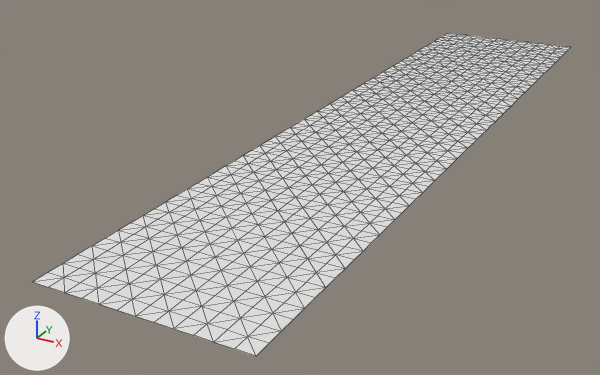
The FBX model Assets/05_Models/1_5x7.fbx: old version first, new version second.
Rendered twice from a 50 mm lens placed at (2.59, -6.39, 2.4), pointed at (-0.62, -0.56, -0.51). Every picture has the same lights, and +X, +Y and +Z are marked at lower left. Mesh edges are drawn as thin lines. Where no turn or scale is listed for an object, it has been applied to the vertices.

Objects in the first picture: '1_5x7'.
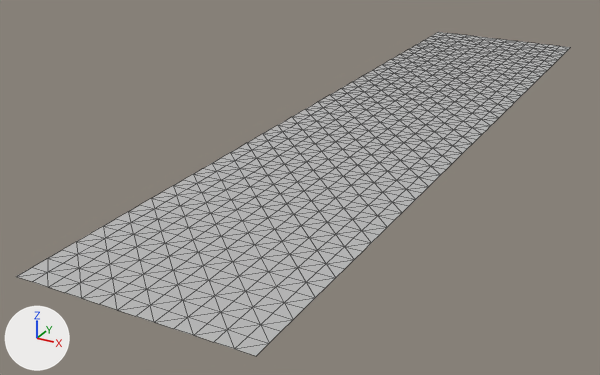
The newer file is also turned or shifted as a whole; pictures and numbers use the older file's frame.

Where the change shows, as pixel boxes (x1, y1, x2, y2) in the pictures (600 x 375 px):
'1_5x7', reshaped
    before: (33, 33, 571, 356)
    after: (16, 32, 571, 356)
part 1 of me_mesh_007, added
    after: (16, 32, 447, 282)

The edits, one by one:
Material 'White' (mat_white) is new.
Its base color is (0.5, 0.5, 0.5) (grey #bcbcbc).
Its roughness is 0.553.
me_mesh_007 is used by ob_1_5x7; location (0.014, 0.003, 0.0).
me_mesh_007 had 741 vertices, 1344 faces and spanned x -0.76..0.74, y -3.5..3.5, z 0.0.
me_mesh_007 no longer uses material mat_fabirc (white #e7e7e7).
me_mesh_007 now has 798 vertices, 1456 faces and spans x -0.89..0.74, y -3.5..3.5, z 0.0.
me_mesh_007 part 1: 57 vertices added at x -0.89, y -3.5..3.5, z 0.0.
me_mesh_007 now uses material mat_white (grey #bcbcbc).
